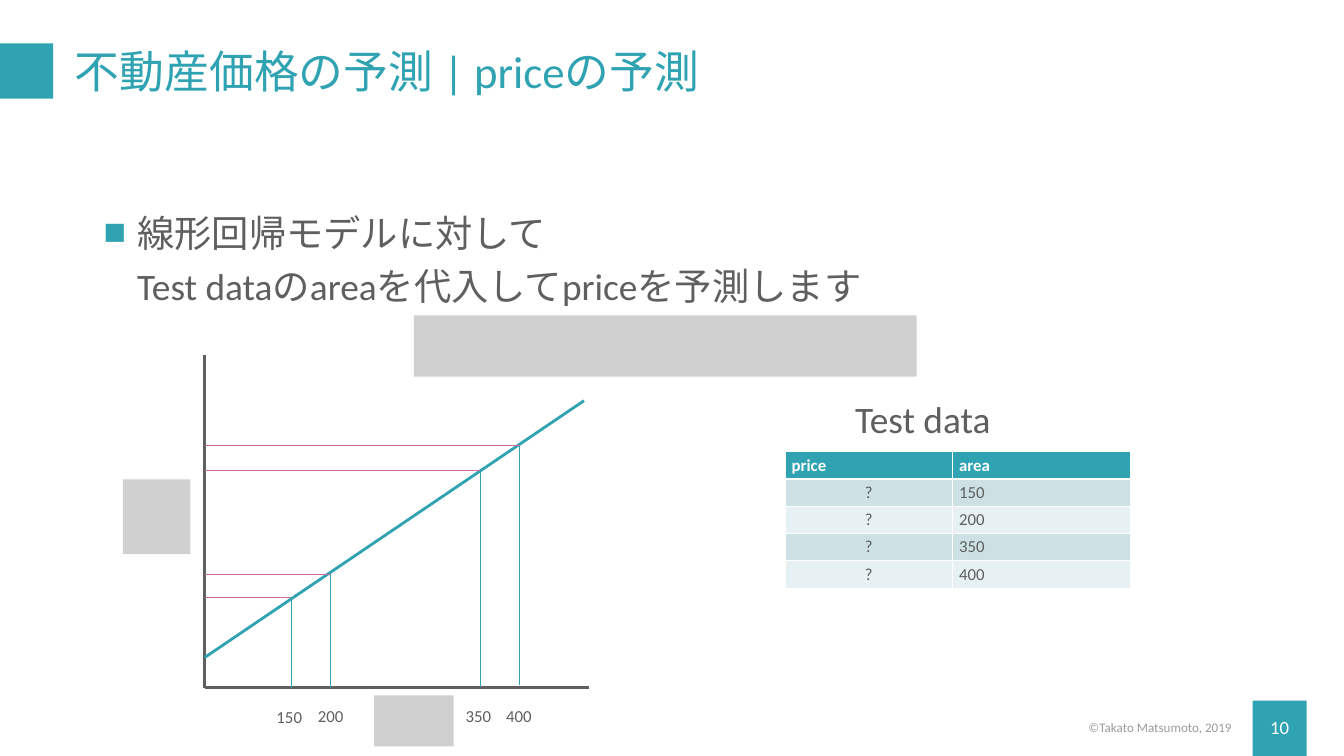
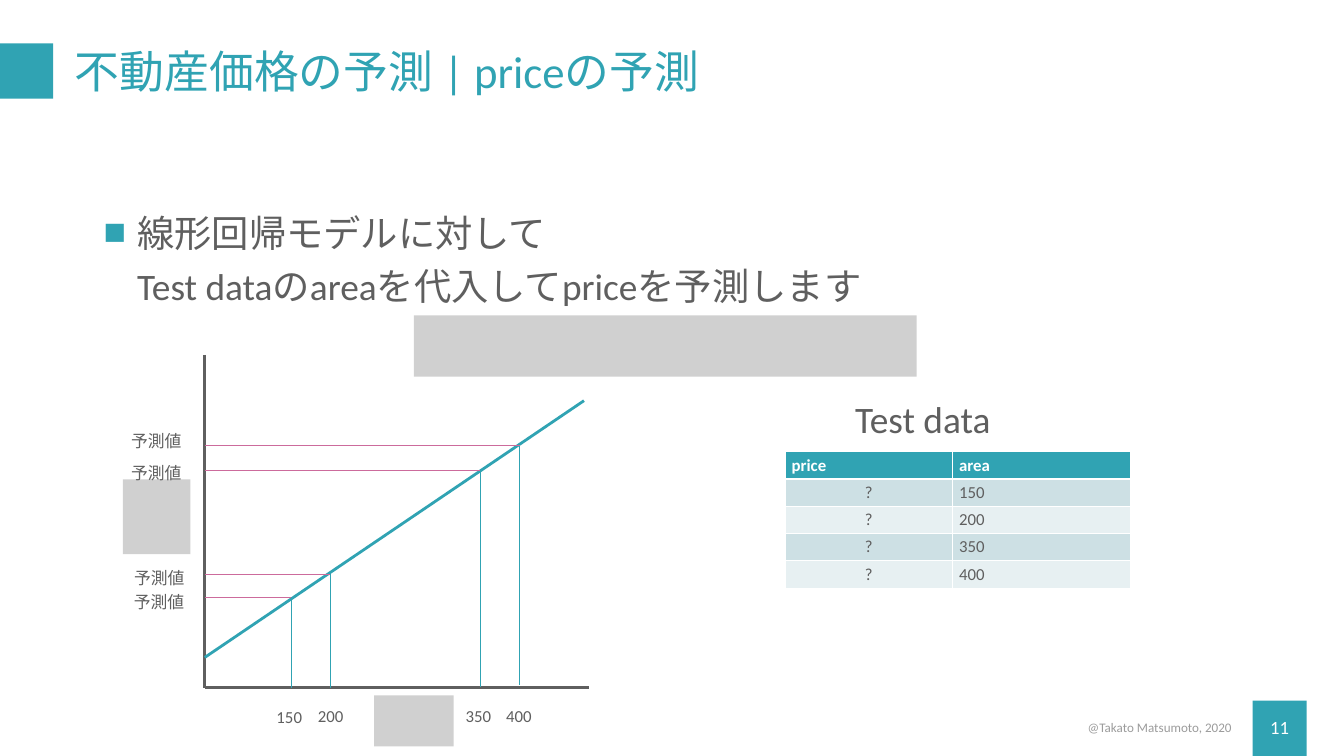
Before and after one commit to TakatoMatsumoto/data_policy_studies, a slide deck: slide 11 of chapter_1/pptx/2_practice.pptx (slide 10 before the commit). Drawn at 1344x756 pixels with LibreOffice and Linux fonts; fonts in the diff are those of the drawing; grey boxes stand for pictures. Boxes give left, top, right and bottom in pixels: in the first picture for what was removed or moved away, otherwise in the second. Text is boxed around its words. In the diff, an @@ line names an element or a change of style, - is before the commit and + after.

```diff
--- a/chapter_1/pptx/2_practice.pptx
+++ b/chapter_1/pptx/2_practice.pptx
@@ text added at [131,433,181,449], 18 pt, text #5F5F5F @@
+予測値
@@ text added at [131,465,181,481], 18 pt, text #5F5F5F @@
+予測値
@@ text added at [134,570,184,586], 18 pt, text #5F5F5F @@
+予測値
@@ text added at [134,594,184,610], 18 pt, text #5F5F5F @@
+予測値
@@ text at [1088,723,1231,734]: text changed @@
-©︎Takato Matsumoto, 2019
+@Takato Matsumoto, 2020
@@ page number at [1270,722,1289,734]: text changed @@
-10
+11
```
Also in this commit, not shown: 12 other slides changed, 1 slide added, 2 slides removed, 45 other files.
